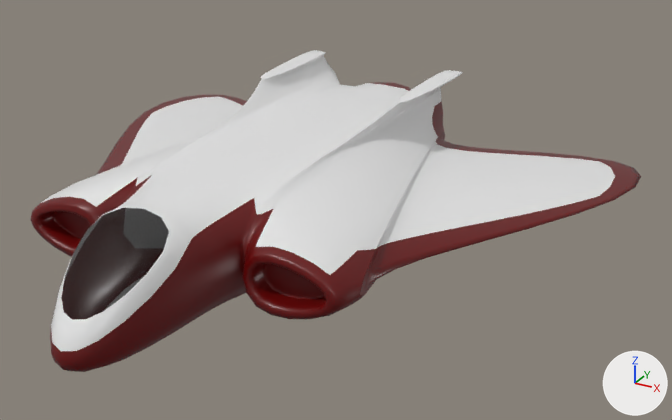
An edit to the COLLADA model Avion.dae, drawn before and after from the same camera.
Rendered twice from a 50 mm lens placed at (1.57, -2.28, 1.91), pointed at (0.2, 0.2, 0.67). The lights are fixed; the arrows at lower right show +X, +Y and +Z. Where no turn or scale is listed for an object, it has been applied to the vertices.

Objects in the first picture: 'Avion'.
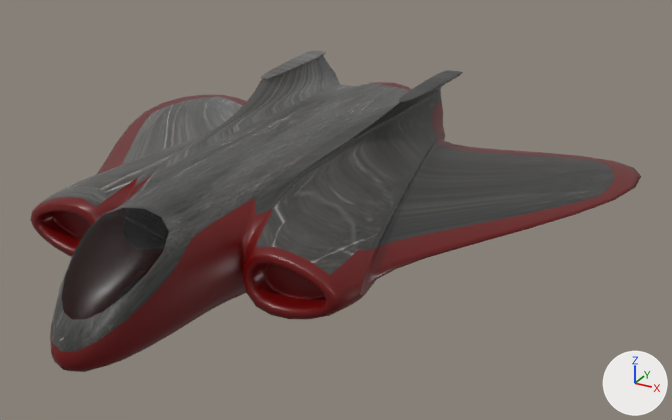
The newer file is also rescaled (x1.573), turned or shifted as a whole; pictures and numbers use the older file's frame.

Changed parts and their boxes [x1, y1, x2, y2] in the pictures (672 x 420 px):
'Avion', surface changed (white to grey): [39, 50, 618, 355] in both

The edits, one by one:
Picture 'file1.jpg' (img_file1_jpg) is new.
In material 'phong3' (mat_phong3), base_color is no longer (0.8, 0.8, 0.8), white #e7e7e7.
In material 'phong3' (mat_phong3), texture is now set to img_file1_jpg.
